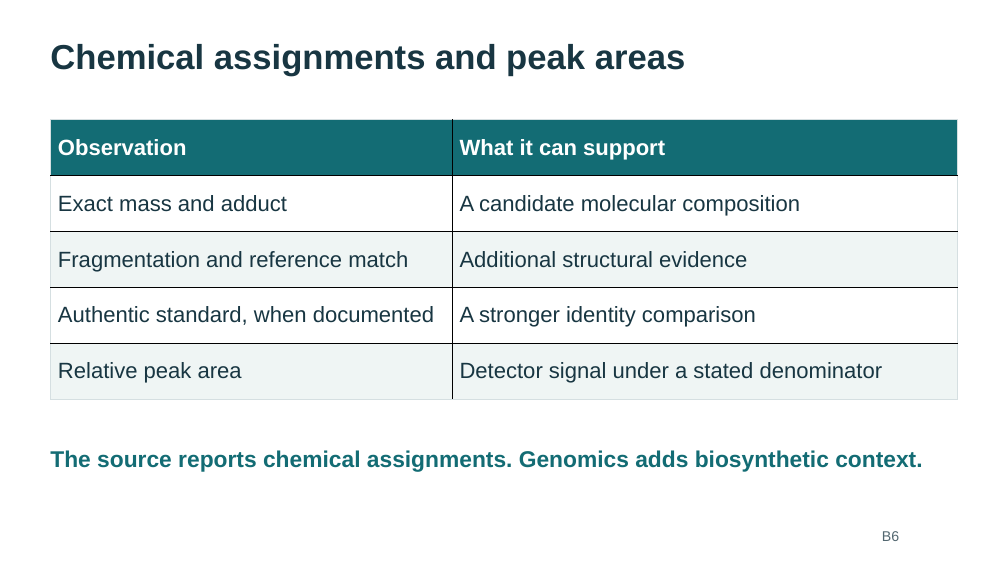
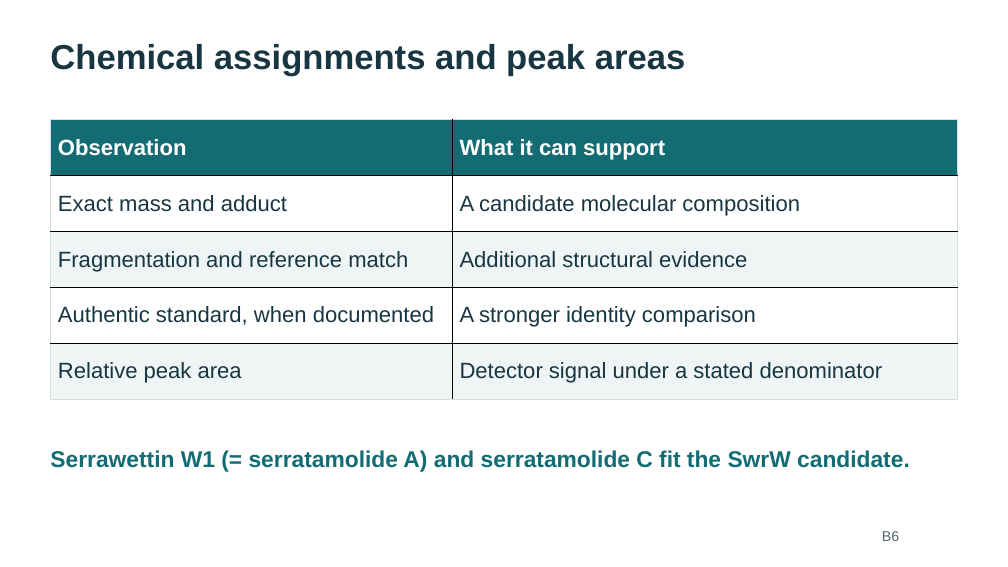
Before and after one commit to WhyAdr/sm-manu, a slide deck: slide 31 of explainer/NMZ-Serratia-genomics-explainer-2026-10-20.pptx (slide 29 before the commit). Drawn at 1008x567 pixels with LibreOffice and Linux fonts; fonts in the diff are those of the drawing. Boxes give left, top, right and bottom in pixels: in the first picture for what was removed or moved away, otherwise in the second. Text is boxed around its words. In the diff, an @@ line names an element or a change of style, - is before the commit and + after.

Commit message:
Revise genomics explainer with antiSMASH and evidence scoreboard

```diff
--- a/explainer/NMZ-Serratia-genomics-explainer-2026-10-20.pptx
+++ b/explainer/NMZ-Serratia-genomics-explainer-2026-10-20.pptx
@@ text at [50,450,910,472]: text changed @@
-The source reports chemical assignments. Genomics adds biosynthetic context.
+Serrawettin W1 (= serratamolide A) and serratamolide C fit the SwrW candidate.
```
Also in this commit, not shown: 21 other slides changed, 4 slides added, 1 slide removed, 12 other files.
